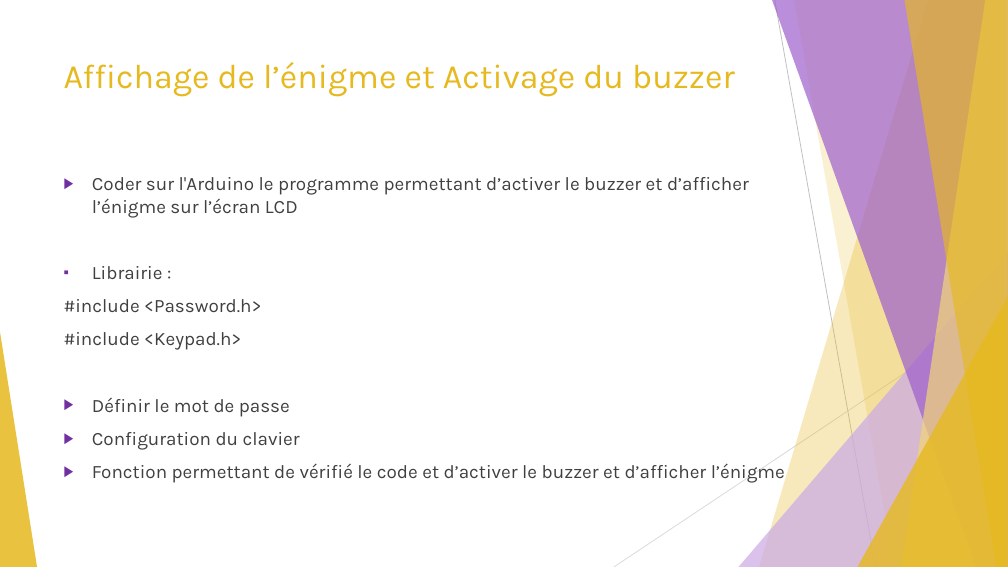
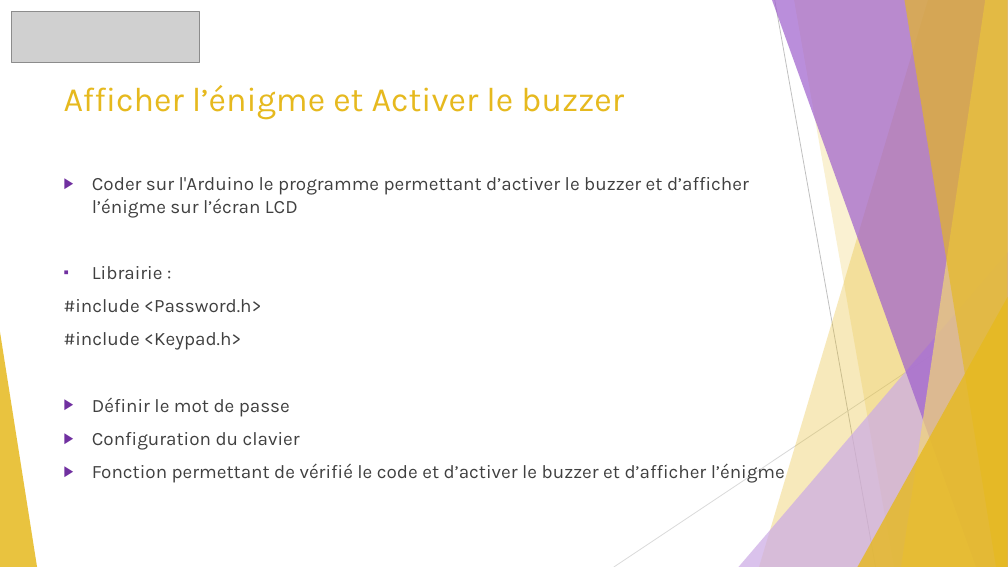
Before and after one commit to GuiguiMvn/Systeme-Escape-Game-Telethon, a slide deck: slide 12 of Cyril/Présentation.pptx. Drawn at 1008x567 pixels with LibreOffice and Linux fonts; fonts in the diff are those of the drawing; grey boxes stand for pictures. Boxes give left, top, right and bottom in pixels: in the first picture for what was removed or moved away, otherwise in the second. Text is boxed around its words. In the diff, an @@ line names an element or a change of style, - is before the commit and + after.

```diff
--- a/Cyril/Présentation.pptx
+++ b/Cyril/Présentation.pptx
@@ picture added at [12, 12, 200, 63] @@
@@ title at [64, 85, 624, 119]: text changed @@
-Affichage de l’énigme et Activage du buzzer
+Afficher l’énigme et Activer le buzzer
```
Also in this commit, not shown: 10 other slides changed, 2 other files.
